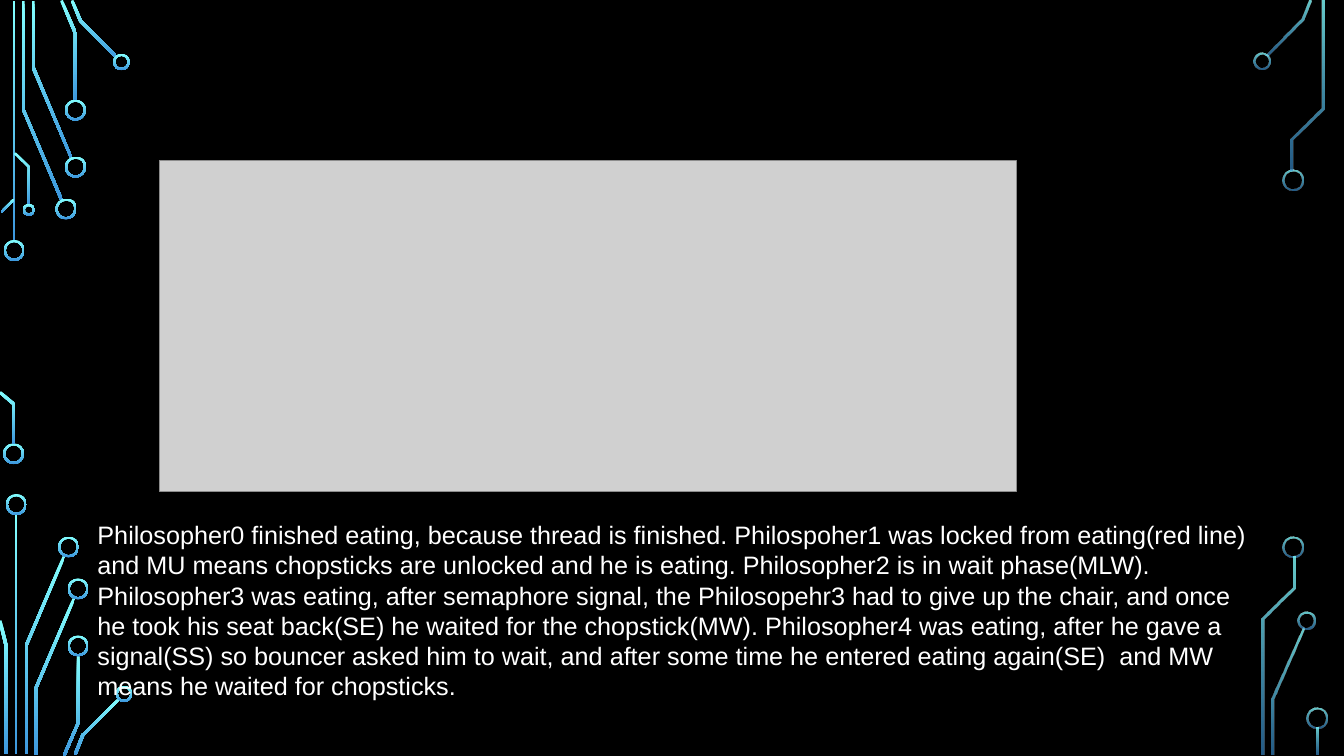
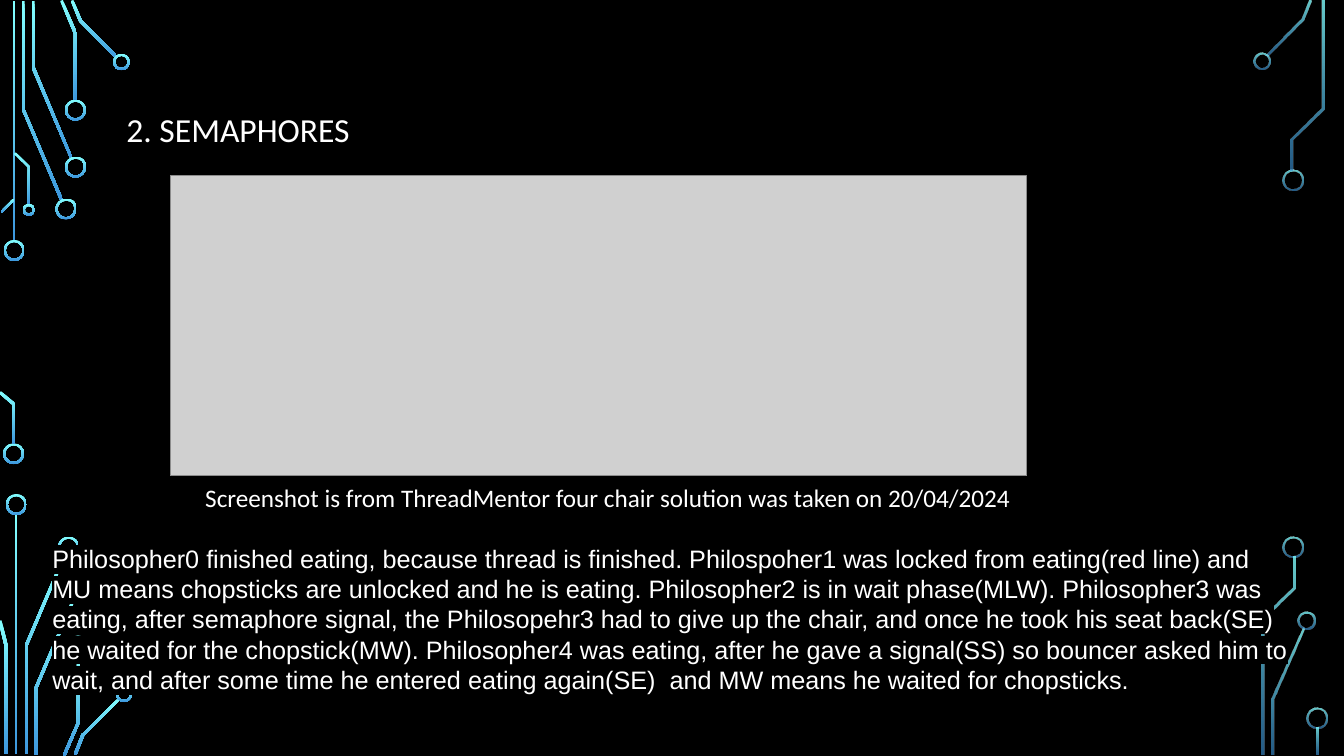
Before and after one commit to StevenKelly99/Stressfree-Pets, a slide deck: slide 12 of final_Presentation_New.pptx. Drawn at 1344x756 pixels with LibreOffice and Linux fonts; fonts in the diff are those of the drawing; grey boxes stand for pictures; background and template pictures are left out. Boxes give left, top, right and bottom in pixels: in the first picture for what was removed or moved away, otherwise in the second. Text is boxed around its words. In the diff, an @@ line names an element or a change of style, - is before the commit and + after.

```diff
--- a/final_Presentation_New.pptx
+++ b/final_Presentation_New.pptx
@@ text added at bbox=[126, 120, 349, 143], 24 pt, text #FFFFFF @@
+2. SEMAPHORES
@@ picture: place and size @@
-picture at bbox=[159, 160, 1016, 492]
+picture at bbox=[170, 176, 1027, 476]
@@ text added at bbox=[205, 489, 1009, 508], 18 pt, text #FFFFFF @@
+Screenshot is from ThreadMentor four chair solution was taken on 20/04/2024
@@ text "Philosopher0 finished eating, because thread ...": place and size @@
-text "Philosopher0 finished eating, because thread ..." at bbox=[97, 525, 1246, 701]
+text "Philosopher0 finished eating, because thread ..." at bbox=[52, 549, 1287, 694]
@@ text "Philosopher0 finished eating, because thread ..." at bbox=[52, 549, 1287, 694]: highlight none to #000000 @@
@@ title removed at bbox=[551, 555, 593, 575] @@
-RESULTS AND ANALYSIS
@@ text added at bbox=[457, 579, 499, 599], 36 pt, text #000000 @@
+ANALYSIS AND RESULTS:
```
Also in this commit, not shown: 4 other slides changed.
